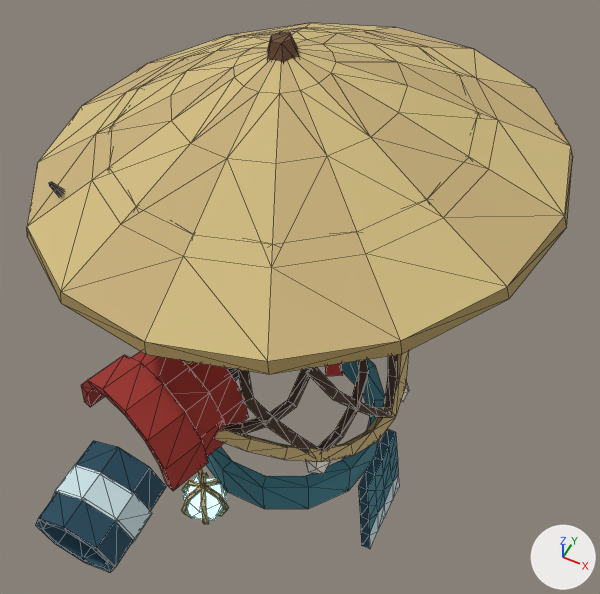
The FBX model Nindo/Assets/Nindo/Art/Characters/Kits/Kit_ninja_lake_elite.fbx as it was, and as the next commit left it.
Before and after are seen from a 50 mm lens placed at (0.9, -1.76, 4.28), pointed at (0.0, 0.04, 2.03). Lighting does not change. The marker at lower right points along +X, +Y and +Z. The first picture is the older version. Mesh edges are drawn as thin lines.

Names of what the first picture shows: 'Acc_Kit'.
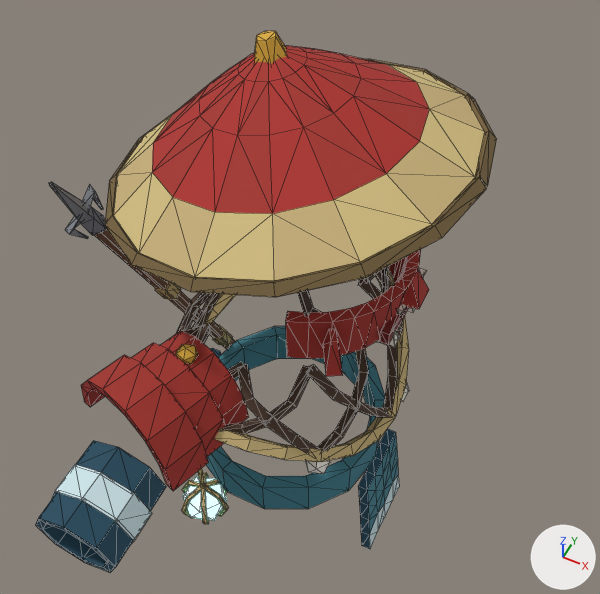
The newer file is also rescaled (x0.584), turned or shifted as a whole; pictures and numbers use the older file's frame.

Boxes (x1, y1, x2, y2) around the edits, measured in the pictures (600 x 594 px; the box of a moved part takes in the faces that stretch with it):
```json
{"object": "Acc_Kit", "change": "reshaped", "before": [27, 23, 573, 572], "after": [35, 31, 497, 572], "on screen": "15% narrower"}
{"part": 1, "of": "me_acc_kit", "change": "rebuilt", "before": [27, 23, 573, 374], "after": [105, 59, 497, 297], "on screen": "28% narrower, 32% shorter"}
{"part": 2, "of": "me_acc_kit", "change": "moved or reshaped", "before": [267, 32, 299, 63], "after": [113, 31, 485, 316]}
{"part": 3, "of": "me_acc_kit", "change": "surface changed", "before": [282, 44, 294, 63], "after": [295, 66, 332, 111]}
```

Scene script edits in JSON lines:
```json
{"block": "me_acc_kit", "where": "# used by ob_acc_kit; location = (-0.042, -0.018, 1.478)"}
{"op": "remove", "block": "me_acc_kit", "code": "me_acc_kit.from_pydata(...)  # 1445 vertices, 2634 faces; spans x -0.73..0.86, y -1.05..1.05, z -0.63..1.63"}
{"op": "add", "block": "me_acc_kit", "code": "me_acc_kit.from_pydata(...)  # 1449 vertices, 2634 faces; spans x -0.51..0.63, y -1.05..1.05, z -0.63..1.63"}
{"block": "me_acc_kit", "change": "me_acc_kit part 1: the loose piece of 81 vertices spanning x -0.73..0.86, y -0.8..0.8, z 1.14..1.6 is rebuilt with 68 vertices and now spans x -0.51..0.63, y -0.59..0.58, z 1.09..1.38"}
{"block": "me_acc_kit", "change": "me_acc_kit part 2"}
{"block": "me_acc_kit", "change": "81 vertices are removed from x -0.58..0.7, y -0.65..0.64, z 1.2..1.63"}
{"block": "me_acc_kit", "change": "168 faces are deleted"}
{"block": "me_acc_kit", "change": "3 vertices move from x 0.04..0.09, y -0.05..0.0, z 1.55..1.63 to x 0.08..0.22, y -0.09..0.0, z 1.51..1.56"}
{"block": "me_acc_kit", "change": "98 vertices are added at x -0.49..0.61, y -0.56..0.56, z 1.11..1.63"}
{"block": "me_acc_kit", "change": "184 new faces join them, mat_nindo_palette (picture img_nindopalette_png)"}
{"block": "me_acc_kit", "change": "me_acc_kit part 3: 1 kept faces spanning x 0.08..0.22, y -0.09..0.0, z 1.51..1.56 get new texture (UV) coordinates"}
{"block": "me_acc_kit", "change": "other edits to the shape of me_acc_kit do not show in these pictures"}
```
